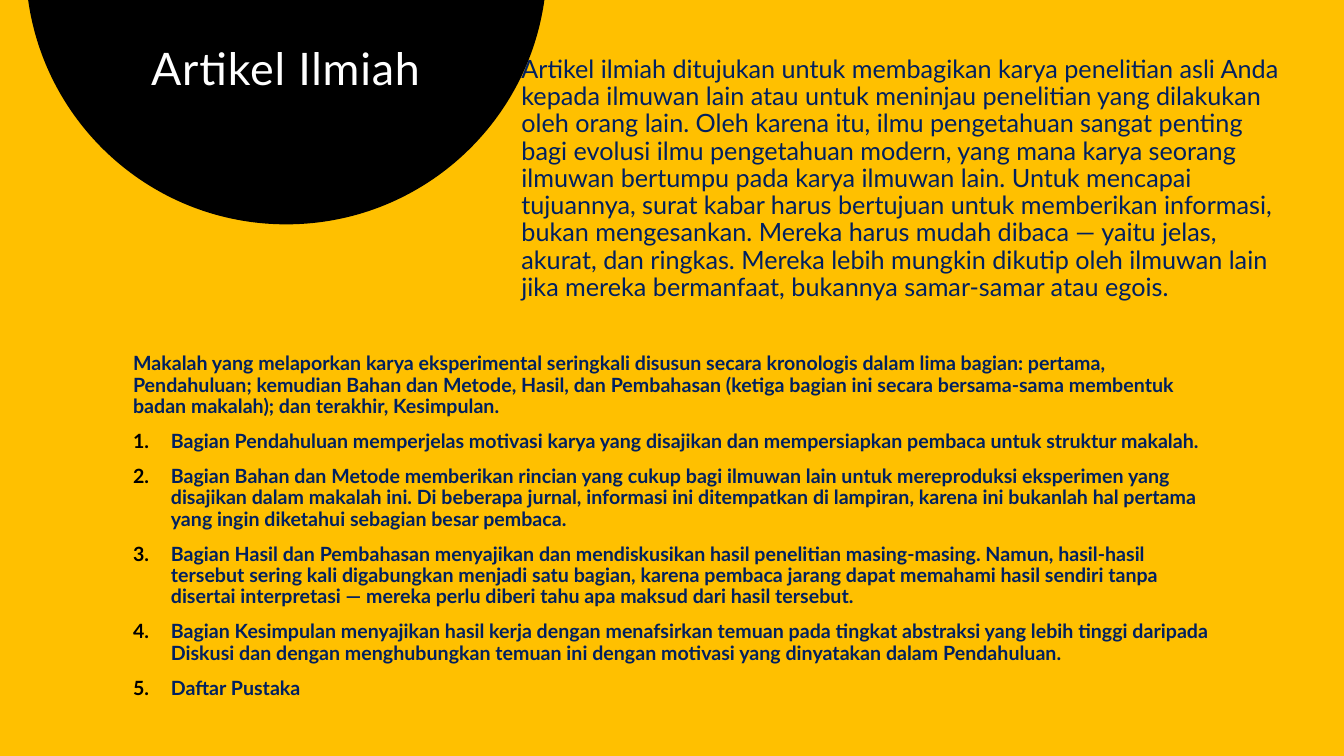
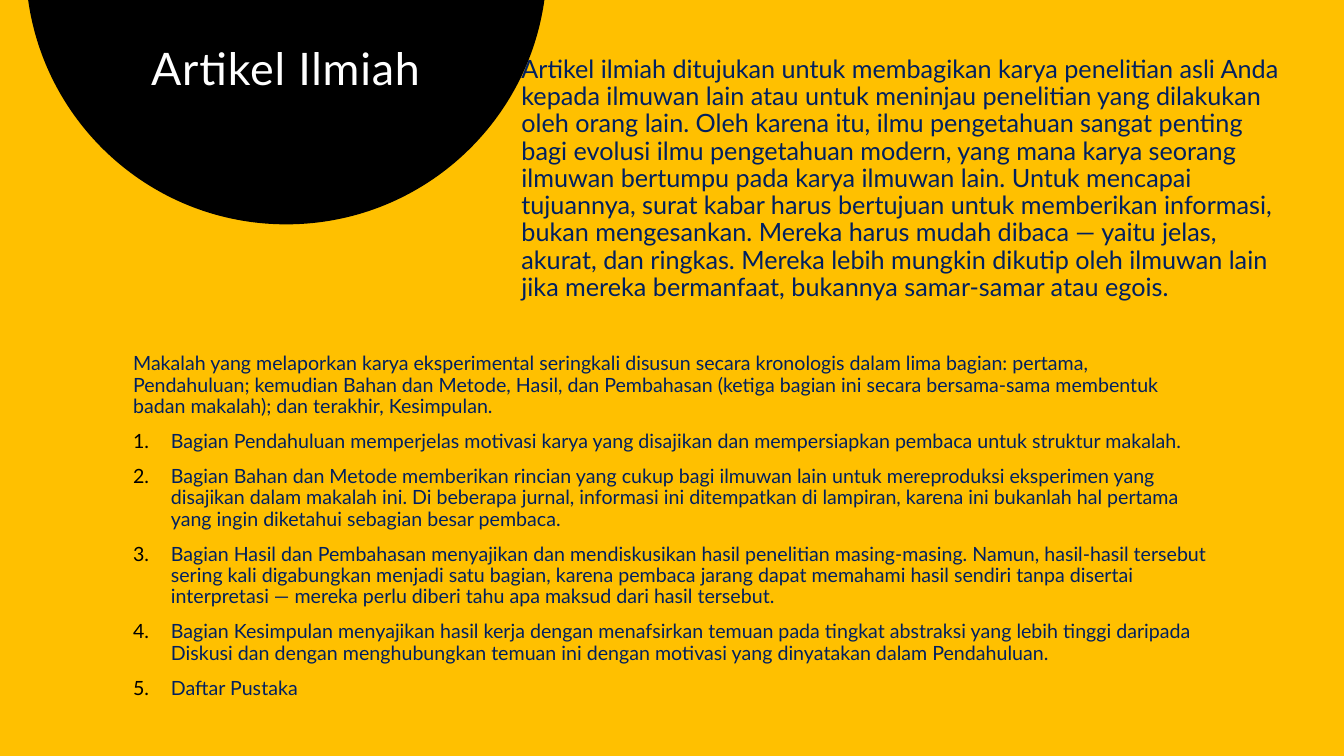
Before and after one commit to chariotofthesun/kkngenap2024, a slide deck: slide 10 of petunjuk teknis luaran kkn untag sby.pptx (slide 8 before the commit). Drawn at 1344x756 pixels with LibreOffice and Linux fonts; fonts in the diff are those of the drawing. Boxes give left, top, right and bottom in pixels: in the first picture for what was removed or moved away, otherwise in the second. Text is boxed around its words. In the diff, an @@ line names an element or a change of style, - is before the commit and + after.

```diff
--- a/petunjuk teknis luaran kkn untag sby.pptx
+++ b/petunjuk teknis luaran kkn untag sby.pptx
@@ text "Makalah yang melaporkan karya eksperimental ..." at (133,355,1206,695): bold off @@
```
Also in this commit, not shown: 8 other slides changed, 5 slides added, 12 slides removed.
